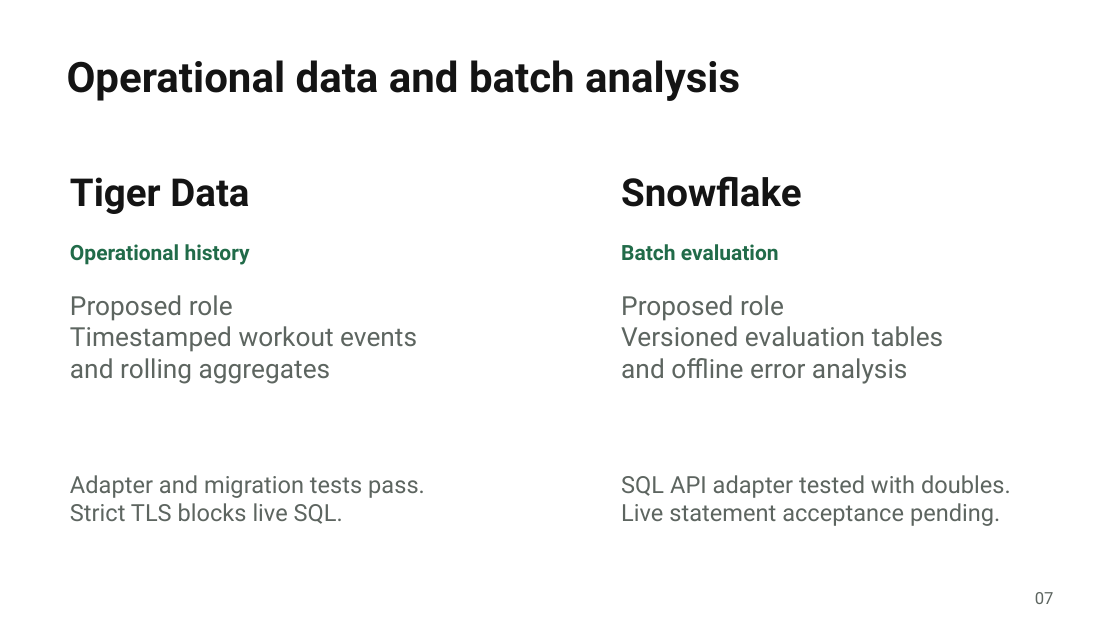
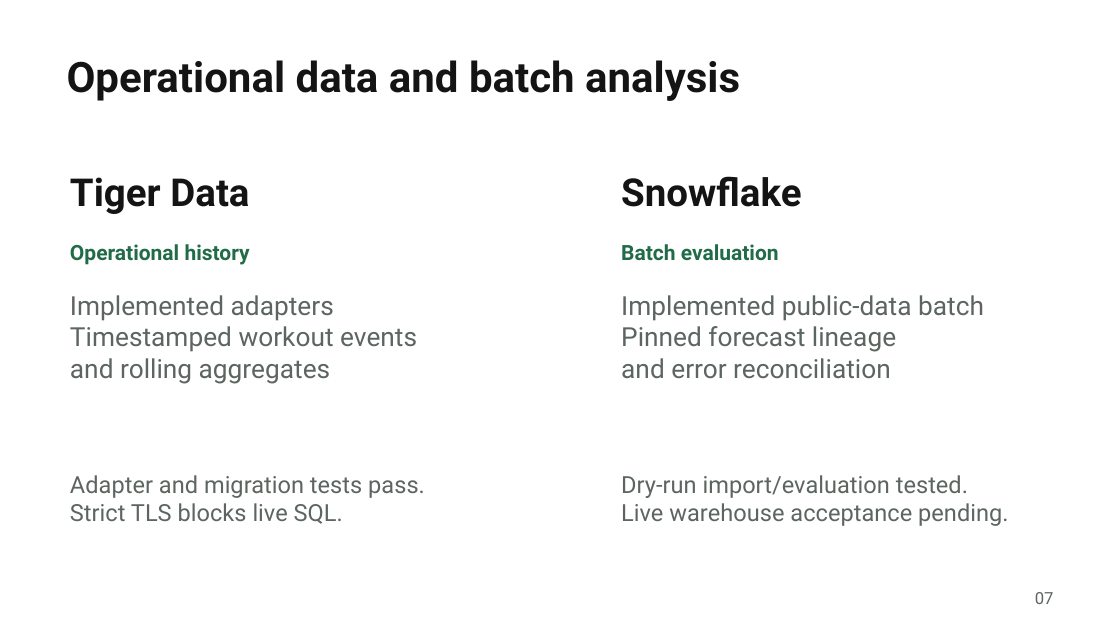
Before and after one commit to NakkiV7/oxhack-team, a slide deck: slide 7 of presentation/output/spottr-judges.pptx. Drawn at 1120x630 pixels with LibreOffice and Linux fonts; fonts in the diff are those of the drawing. Boxes give left, top, right and bottom in pixels: in the first picture for what was removed or moved away, otherwise in the second. Text is boxed around its words. In the diff, an @@ line names an element or a change of style, - is before the commit and + after.

```diff
--- a/presentation/output/spottr-judges.pptx
+++ b/presentation/output/spottr-judges.pptx
@@ text at (x1=70, y1=295, x2=334, y2=321): text changed @@
-Proposed role
+Implemented adapters
@@ text at (x1=621, y1=295, x2=984, y2=378): text changed @@
-Proposed role
-Versioned evaluation tables
-and offline error analysis
+Implemented public-data batch
+Pinned forecast lineage
+and error reconciliation
@@ text at (x1=621, y1=475, x2=1008, y2=526): text changed @@
-SQL API adapter tested with doubles.
-Live statement acceptance pending.
+Dry-run import/evaluation tested.
+Live warehouse acceptance pending.
```
Also in this commit, not shown: 4 other slides changed, 20 other files.
